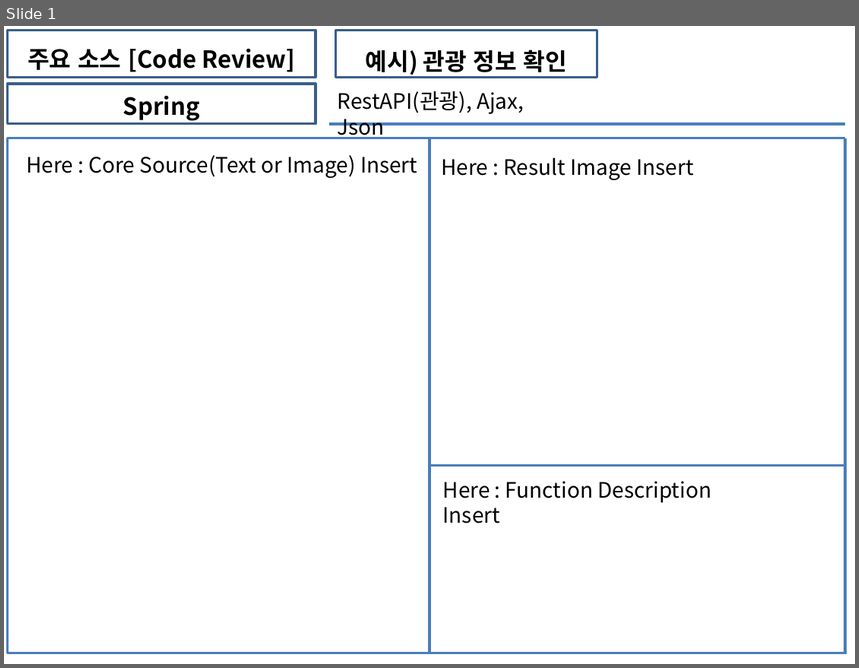
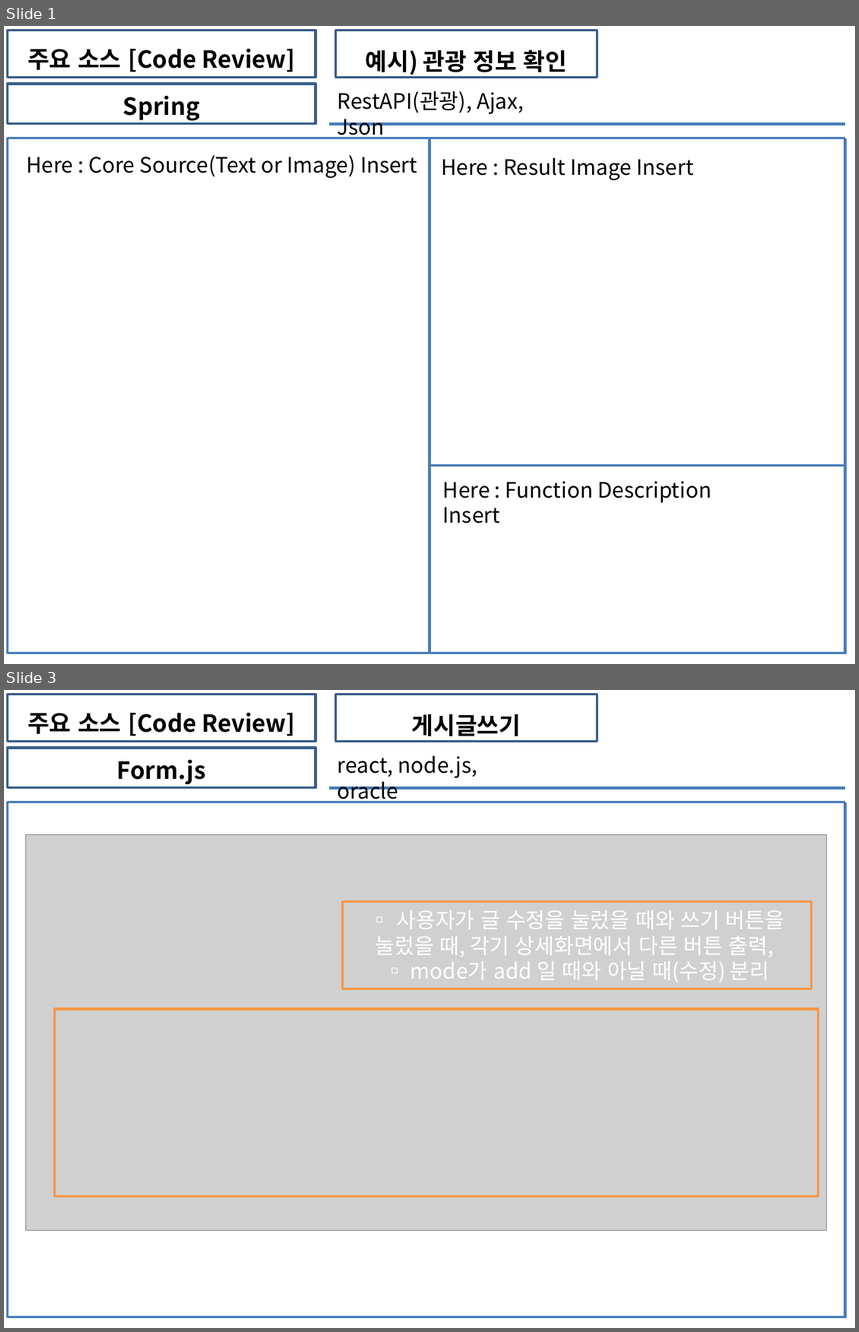
Before and after one commit to soh0256/5team, a slide deck: 개발 5팀 6차 미니 프로젝트/3) KOSMO_77기_개발 0팀_Unit_Test_보고서.pptx. Shown one above the other, each under a label of ours: slide 1 before the commit, slides 1 and 3 after it; the slides between them are not shown. The pictures are 859x668 and 859x1332 pixels, drawn with LibreOffice and Linux fonts; fonts in the diff are those of the drawing; grey boxes stand for pictures. Boxes give left, top, right and bottom in pixels: in the first picture for what was removed or moved away, otherwise in the second. Text is boxed around its words. In the diff, an @@ line names an element or a change of style, - is before the commit and + after.

Commit message:
게시판_유닛테스트

```diff
--- a/개발 5팀 6차 미니 프로젝트/3) KOSMO_77기_개발 0팀_Unit_Test_보고서.pptx
+++ b/개발 5팀 6차 미니 프로젝트/3) KOSMO_77기_개발 0팀_Unit_Test_보고서.pptx
@@ slide 3 added at (4,690,855,1328), background #FFFFFF @@
@@ rectangle added at (7,695,316,741), outline #3A5F8C 2 pt, 20 pt, text #000000, bold @@
+주요 소스 [Code Review]
@@ rectangle added at (336,695,598,741), outline #3A5F8C 2 pt, 20 pt, text #000000, bold @@
+게시글쓰기
@@ rectangle added at (7,748,316,788), outline #3A5F8C 2 pt, 20 pt, text #000000, bold @@
+Form.js
@@ text added at (338,755,477,803), 18 pt, text #000000 @@
+react, node.js, oracle
@@ line added from (7, 802) to (845, 802), #4B7EBC 2.25 pt @@
@@ line added from (7, 802) to (7, 1317), #4B7EBC 2.25 pt @@
@@ line added from (329, 788) to (845, 788), #4B7EBC 2.25 pt @@
@@ line added from (845, 802) to (845, 1319), #4B7EBC 2.25 pt @@
@@ picture added at (26,834,827,1230) @@
@@ rectangle added at (343,902,812,989), outline #F79646 2 pt, 18 pt, text #FFFFFF @@
+▫ 사용자가 글 수정을 눌렀을 때와 쓰기 버튼을 눌렀을 때, 각기 상세화면에서 다른 버튼 출력,
+▫ mode가 add 일 때와 아닐 때(수정) 분리
@@ rectangle added at (54,1009,819,1196), outline #F79646 2 pt @@
@@ line added from (845, 1143) to (845, 1143), #4B7EBC 2.25 pt @@
@@ line added from (7, 1317) to (845, 1317), #4B7EBC 2.25 pt @@
```
Also in this commit, not shown: 17 other slides added.
